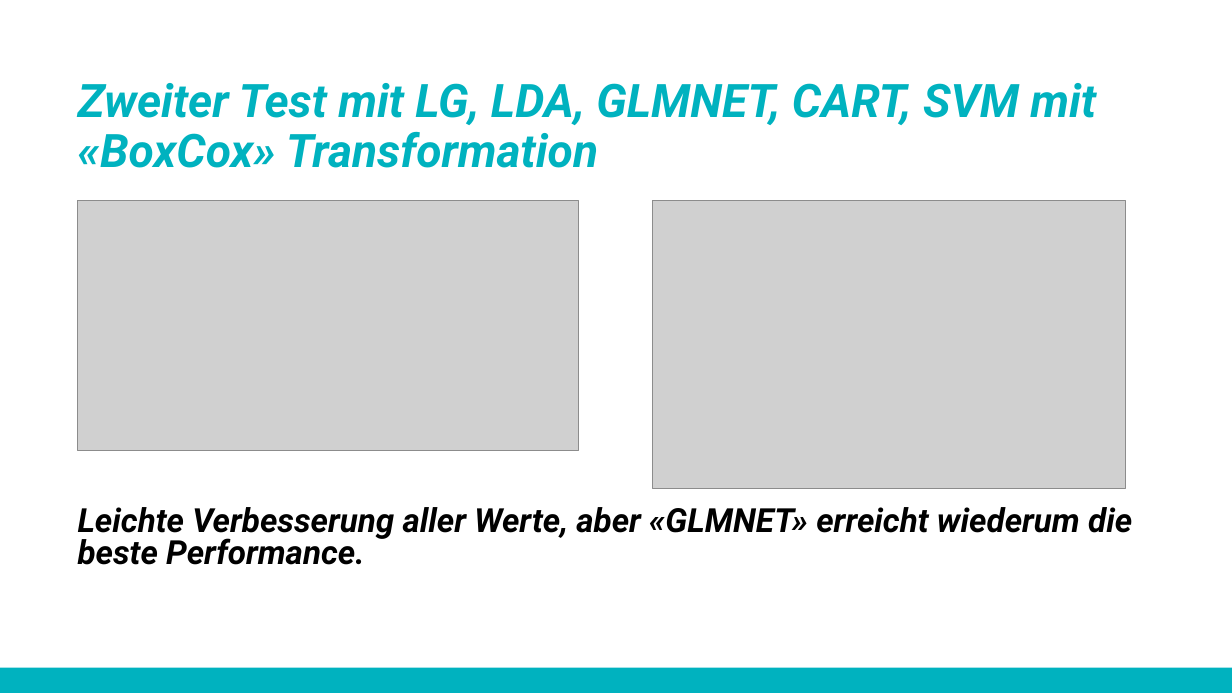
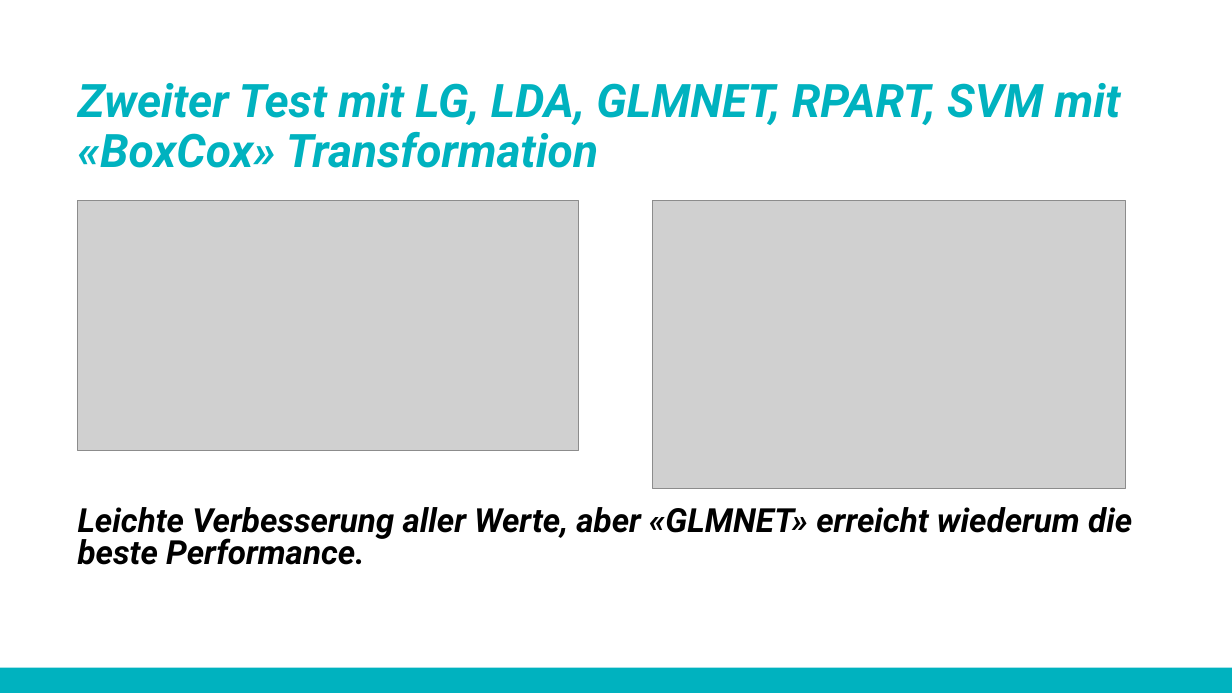
Before and after one commit to uwalcher/Fallstudie-blood-donation, a slide deck: slide 14 of Fallstudie final 1.pptx. Drawn at 1232x693 pixels with LibreOffice and Linux fonts; fonts in the diff are those of the drawing; grey boxes stand for pictures; background and template pictures are left out. Boxes give left, top, right and bottom in pixels: in the first picture for what was removed or moved away, otherwise in the second. Text is boxed around its words. In the diff, an @@ line names an element or a change of style, - is before the commit and + after.

Commit message:
RPART angepasst

```diff
--- a/Fallstudie final 1.pptx
+++ b/Fallstudie final 1.pptx
@@ title at <box>78,83,1121,168</box>: text changed @@
-Zweiter Test mit LG, LDA, GLMNET, CART, SVM mit «BoxCox» Transformation
+Zweiter Test mit LG, LDA, GLMNET, RPART, SVM mit «BoxCox» Transformation
```
Also in this commit, not shown: 3 other slides changed.
